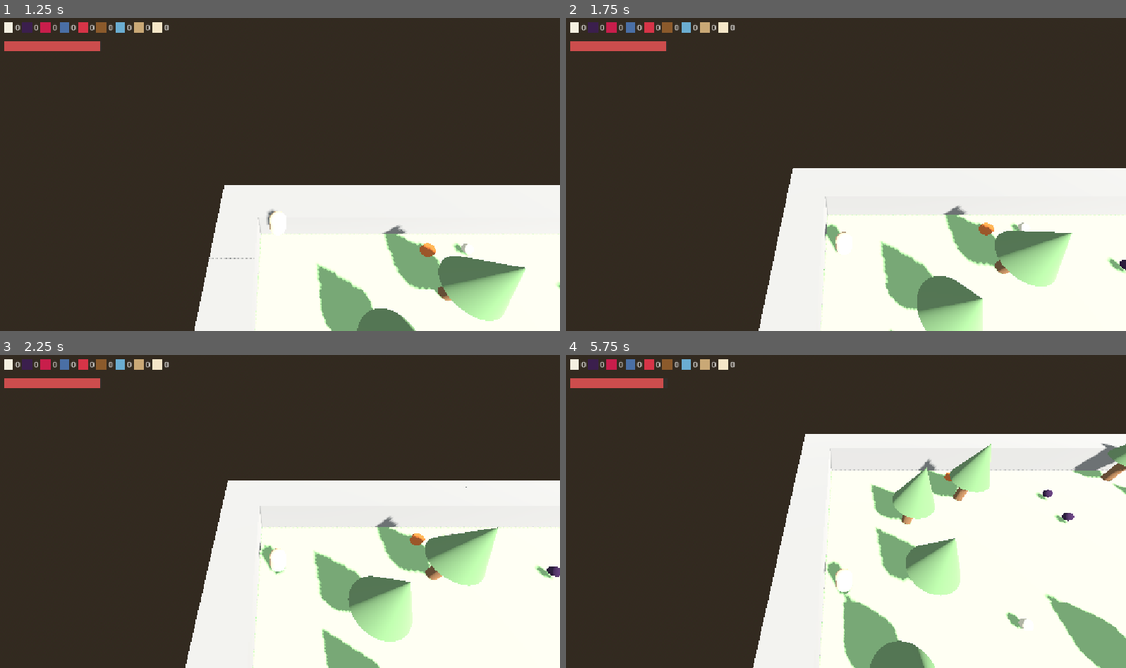
Above: before the commit, frames 1-4 (two rows, left to right).
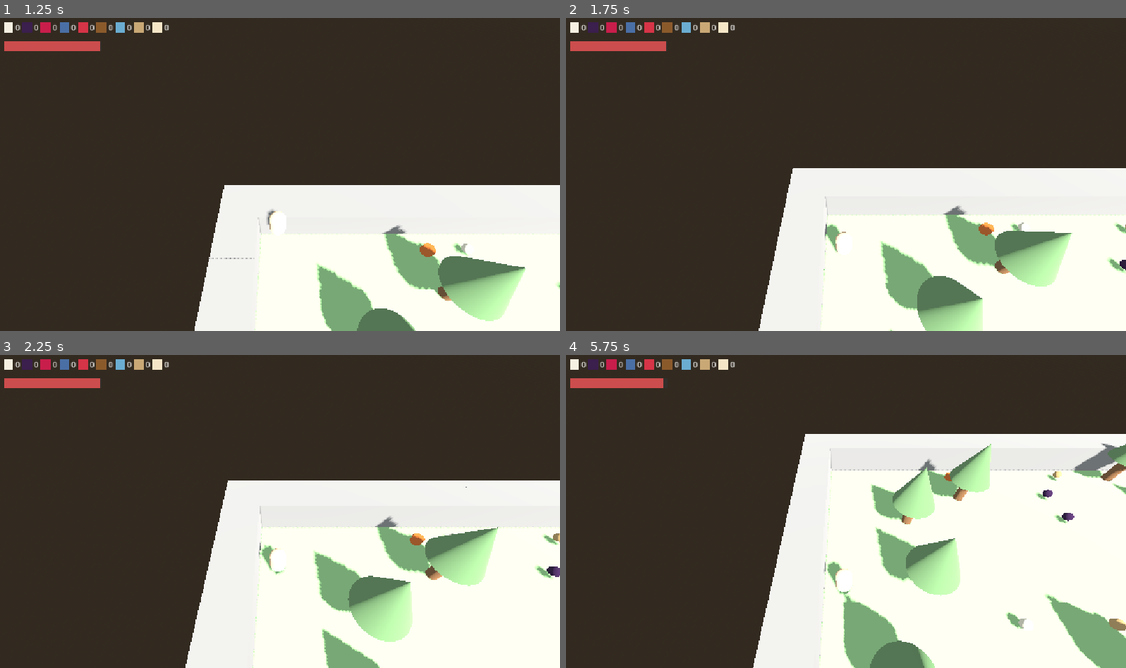
Above: after the commit, the same moments.

Repository: sirdik/zola-game-1
Game: Godot game, scene res://game/world/Forest.tscn
Two runs of this game, one before a commit and one after it. Both use one fixed random seed, a clock stepped at 60 frames per second and the inputs below.
Inputs:
- Up to frame 1 (1.25 s): tap Enter (p1_action) at 0.5, 0.6 s; hold Up (p1_move_forward) from 0.53 s (still down); tap Space (p1_jump) at 0.77 s
- Up to frame 2 (1.75 s): release Up (p1_move_forward) at 1.28 s; hold Down (p1_move_back) from 1.28 s (still down); tap Enter (p1_action) at 1.35 s; tap Space (p1_jump) at 1.52 s
- Up to frame 3 (2.25 s): release Down (p1_move_back) at 2.03 s; hold Up (p1_move_forward) from 2.03 s (still down); tap Enter (p1_action) at 2.1 s
- Up to frame 4 (5.75 s): tap Enter (p1_action) every 0.75 s from 2.85 to 5.1 s; tap Space (p1_jump) at 3.02, 3.77, 4.52 s; release Up (p1_move_forward) at 3.53 s; hold Down (p1_move_back) from 3.53 s (still down)

Frame 1 is identical in both runs. In frame 2, less than 0.1% of the frame differs, in the area x 97-100%, y 65-69%; in frame 3, less than 0.1%; in frame 4, 0.2%, in the area x 85-100%, y 37-89%.

Commit message:
Rework building playability: fewer blocks, no more Enter at the site
Shrink house.txt from 60 to 15 blocks (still a recognizable walls+door+
roof house) and add matching kostičky to forest_01.txt so the map can
actually complete it. Remove the walk-to-site-and-press-Enter
interaction entirely: a collected block now flies straight from the
pickup location into the building if an unlocked site still needs one
(pickup.gd -> build_site.gd's new receive_block()), or banks in shared
inventory as before if no site wants it yet. Once a building unlocks,
the site auto-drains any already-banked blocks on its own, one at a
time. Build sites no longer need player-proximity detection, so
_spawn_build_site now creates a plain Node3D instead of an Area3D with
a collision shape.

Co-Authored-By: Claude Sonnet 5 <noreply@anthropic.com>
Claude-Session: https://claude.ai/code/session_014rTmxJaND9vaABnW6Byv9U

Diff:
--- a/game/building/build_site.gd
+++ b/game/building/build_site.gd
@@ -1,10 +1,10 @@
-extends Area3D
+extends Node3D
 
 const BuildingLoader = preload("res://game/building/building_loader.gd")
 
-const ARC_HEIGHT := 1.0
-const FLY_DURATION := 0.4
-const BLOCK_DELAY := 0.15
+const ARC_HEIGHT := 2.0
+const FLY_DURATION := 0.6
+const BLOCK_DELAY := 0.25
 const UNLOCKED_COLOR := Color(0.85, 0.7, 0.4)
 
 @export var building_id: String = "house"
@@ -14,22 +14,12 @@
 
 var _blocks: Array[Dictionary] = []
 var _next_index: int = 0
-var _placing: bool = false
-var _player_in_range: bool = false
+var _draining: bool = false
 var _was_unlocked: bool = false
 
 func _ready() -> void:
 	_blocks = BuildingLoader.parse(data_path)
-	body_entered.connect(_on_body_entered)
-	body_exited.connect(_on_body_exited)
-
-func _on_body_entered(body: Node3D) -> void:
-	if body.is_in_group("players"):
-		_player_in_range = true
-
-func _on_body_exited(body: Node3D) -> void:
-	if body.is_in_group("players"):
-		_player_in_range = false
+	add_to_group("build_sites")
 
 func _process(_delta: float) -> void:
 	var unlocked := Game.is_building_unlocked(building_id)
@@ -39,16 +29,21 @@
 		material.albedo_color = UNLOCKED_COLOR
 		marker.material_override = material
 
-	if unlocked and _player_in_range and not _placing and not Game.ui_blocking and Input.is_action_just_pressed("p1_action"):
-		_place_next_block()
+	if unlocked and not _draining and wants_block() and Game.get_count("block") > 0:
+		if Game.try_consume("block"):
+			_draining = true
+			_fly_block_in(global_position + Vector3(0, 2.0, 0))
 
-func _place_next_block() -> void:
-	if _next_index >= _blocks.size():
-		return
-	if not Game.try_consume("block"):
-		return
-	_placing = true
+func wants_block() -> bool:
+	return Game.is_building_unlocked(building_id) and _next_index < _blocks.size()
 
+func receive_block(from_pos: Vector3) -> bool:
+	if not wants_block():
+		return false
+	_fly_block_in(from_pos)
+	return true
+
+func _fly_block_in(start_pos: Vector3) -> void:
 	var block_data: Dictionary = _blocks[_next_index]
 	_next_index += 1
 
@@ -61,7 +56,6 @@
 	block.material_override = material
 	add_child(block)
 
-	var start_pos: Vector3 = global_position + Vector3(0, 2.0, 0)
 	var end_pos: Vector3 = global_position + block_data["position"]
 	block.global_position = start_pos
 
@@ -69,7 +63,7 @@
 	tween.tween_method(_fly_step.bind(block, start_pos, end_pos), 0.0, 1.0, FLY_DURATION)
 	tween.tween_callback(_land_block.bind(block, end_pos))
 	tween.tween_interval(BLOCK_DELAY)
-	tween.tween_callback(_finish_placing)
+	tween.tween_callback(_clear_draining)
 
 func _fly_step(block: MeshInstance3D, start_pos: Vector3, end_pos: Vector3, t: float) -> void:
 	var pos: Vector3 = start_pos.lerp(end_pos, t)
@@ -82,6 +76,5 @@
 	squash.tween_property(block, "scale", Vector3(1.3, 0.7, 1.3), 0.08)
 	squash.tween_property(block, "scale", Vector3.ONE, 0.12)
 
-func _finish_placing() -> void:
-	_placing = false
-	_place_next_block()
+func _clear_draining() -> void:
+	_draining = false
--- a/game/pickups/pickup.gd
+++ b/game/pickups/pickup.gd
@@ -8,5 +8,12 @@
 func _on_body_entered(body: Node3D) -> void:
 	if not body.is_in_group("players"):
 		return
-	Game.add_item(item_id)
+	if item_id != "block" or not _deliver_to_build_site():
+		Game.add_item(item_id)
 	queue_free()
+
+func _deliver_to_build_site() -> bool:
+	for site in get_tree().get_nodes_in_group("build_sites"):
+		if site.has_method("receive_block") and site.receive_block(global_position):
+			return true
+	return false
--- a/game/world/level_loader.gd
+++ b/game/world/level_loader.gd
@@ -229,16 +229,9 @@
 	area.add_child(mesh_instance)
 
 func _spawn_build_site(pos: Vector3) -> void:
-	var area := Area3D.new()
-	area.position = pos
-	area.set_script(BuildSiteScript)
-
-	var shape := SphereShape3D.new()
-	shape.radius = 2.0
-	var collision := CollisionShape3D.new()
-	collision.shape = shape
-	collision.position = Vector3(0, 1.0, 0)
-	area.add_child(collision)
+	var site := Node3D.new()
+	site.position = pos
+	site.set_script(BuildSiteScript)
 
 	var mesh := BoxMesh.new()
 	mesh.size = Vector3(2.0, 0.1, 2.0)
@@ -249,9 +242,9 @@
 	var material := StandardMaterial3D.new()
 	material.albedo_color = Color(0.55, 0.55, 0.55)
 	mesh_instance.material_override = material
-	area.add_child(mesh_instance)
-
-	add_child(area)
+	site.add_child(mesh_instance)
+
+	add_child(site)
 
 func _spawn_unknown(pos: Vector3, ch: String, row: int, col: int) -> void:
 	push_warning("level_loader: unknown map character '%s' at row %d, col %d" % [ch, row, col])
Not shown, changed: data/house.txt
Not shown, added: game/building/build_site.gd.uid
Not shown, added: game/building/building_loader.gd.uid
Not shown, changed: levels/forest_01.txt
